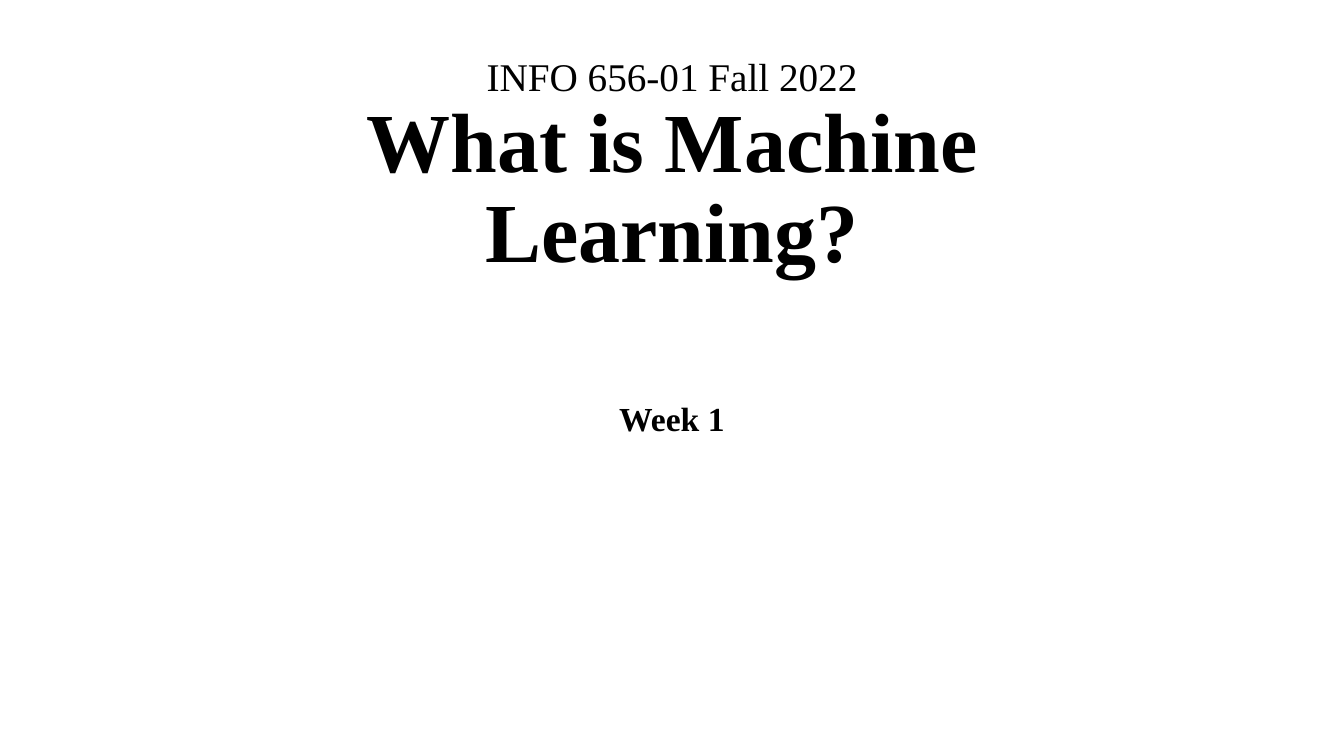
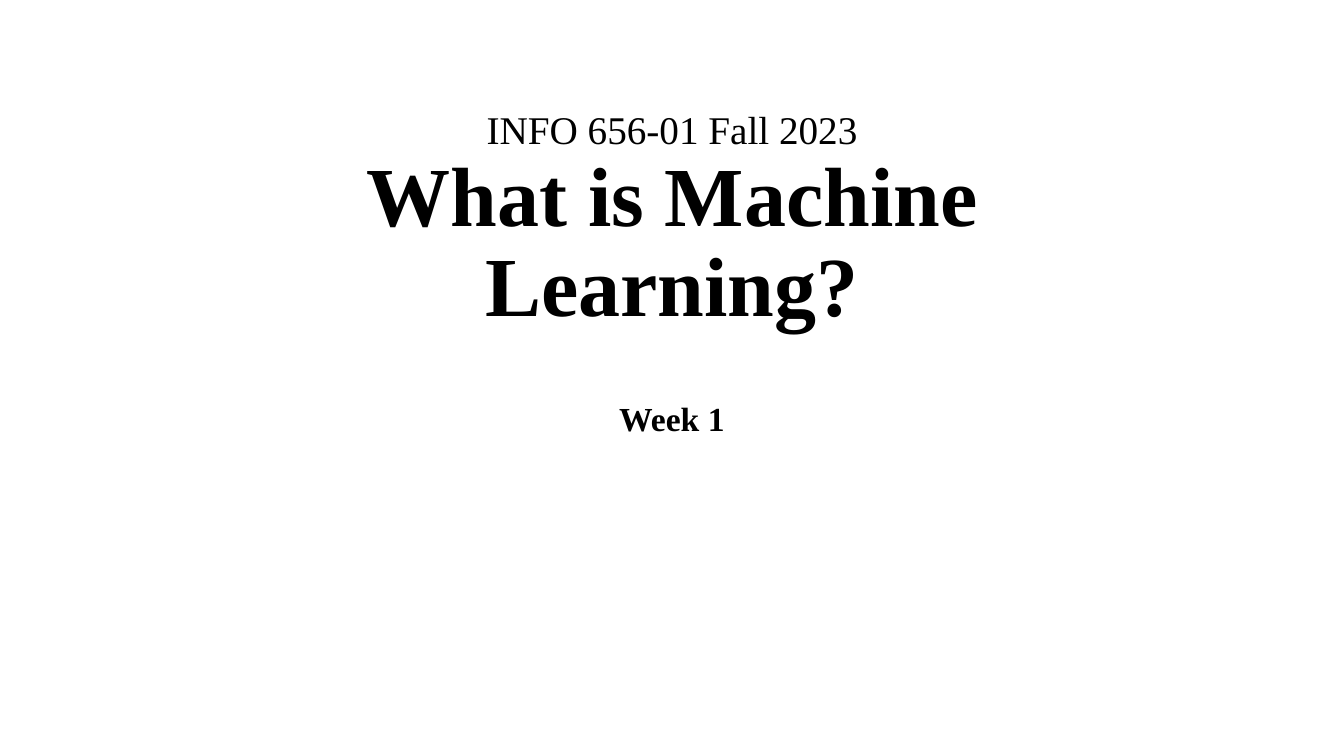
Before and after one commit to Amirosimani/Machine_Learning_Pratt, a slide deck: slide 1 of course slides/week_01.pptx. Drawn at 1344x756 pixels with LibreOffice and Linux fonts; fonts in the diff are those of the drawing. Boxes give left, top, right and bottom in pixels: in the first picture for what was removed or moved away, otherwise in the second. Text is boxed around its words. In the diff, an @@ line names an element or a change of style, - is before the commit and + after.

```diff
--- a/course slides/week_01.pptx
+++ b/course slides/week_01.pptx
@@ title at bbox=[366, 116, 977, 332]: text changed @@
-INFO 656-01 Fall 2022
-What is Machine Learning?
+INFO 656-01 Fall 2023
+What is Machine Learning?
```
Also in this commit, not shown: 8 other slides changed, 2 other files.
